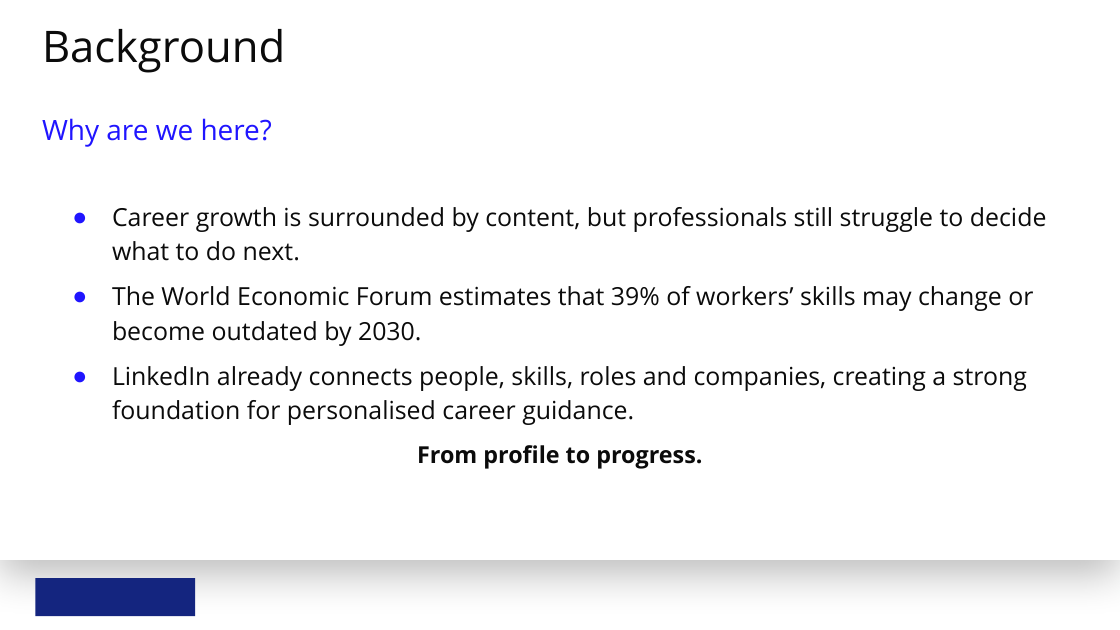
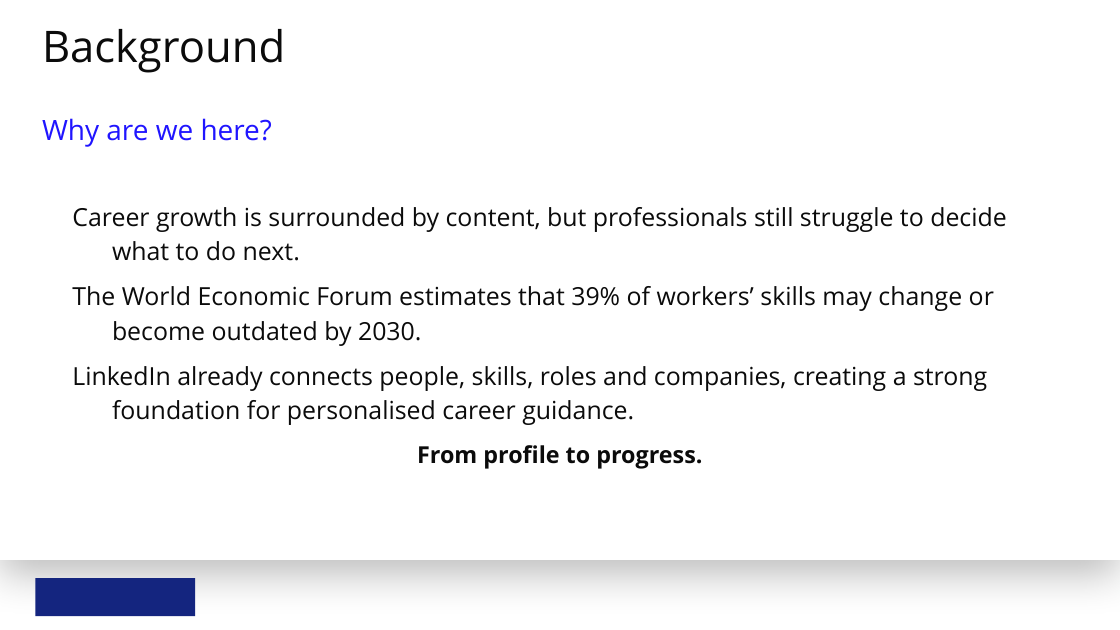
Before and after one commit to abrarmudhir/ai-journey, a slide deck: slide 3 of notebooks/mba/1_Product_Manager/2_Product_Strategy_for_Product_Managers/pitch/LinkedIn_Pathways_Product_Pitch.pptx. Drawn at 1120x630 pixels with LibreOffice and Linux fonts; fonts in the diff are those of the drawing; background and template pictures are left out. Boxes give left, top, right and bottom in pixels: in the first picture for what was removed or moved away, otherwise in the second. Text is boxed around its words. In the diff, an @@ line names an element or a change of style, - is before the commit and + after.

```diff
--- a/notebooks/mba/1_Product_Manager/2_Product_Strategy_for_Product_Managers/pitch/LinkedIn_Pathways_Product_Pitch.pptx
+++ b/notebooks/mba/1_Product_Manager/2_Product_Strategy_for_Product_Managers/pitch/LinkedIn_Pathways_Product_Pitch.pptx
@@ text at <box>72,207,1007,425</box>: bullet ● to none @@
```
Also in this commit, not shown: 3 other slides changed, 3 other files.
